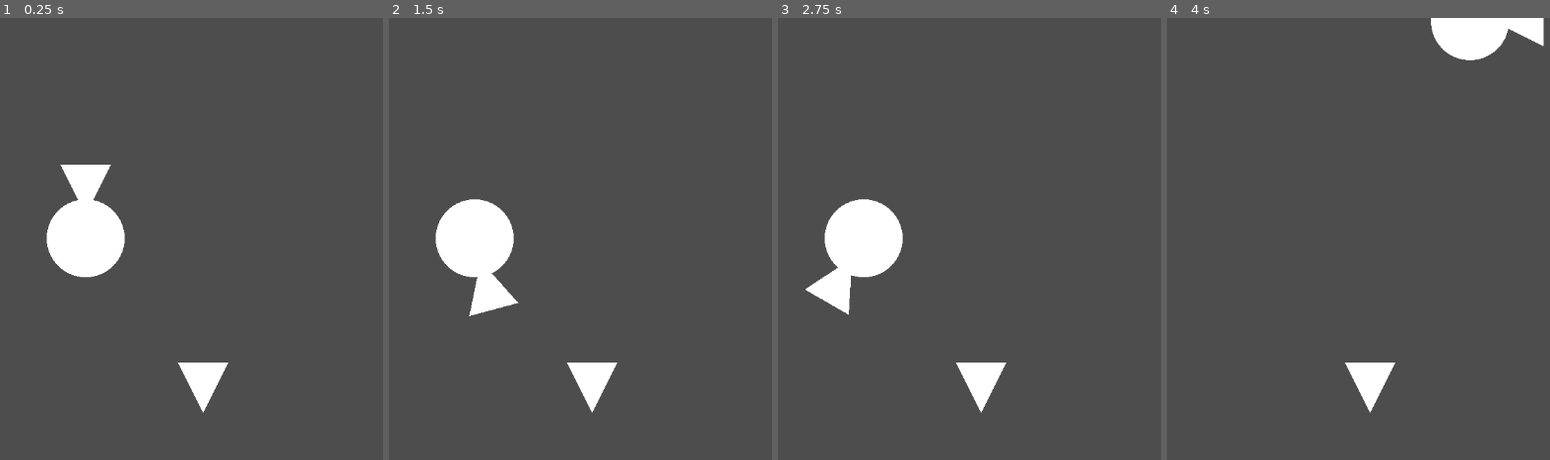
Above: before the commit, frames 1-4 (left to right).
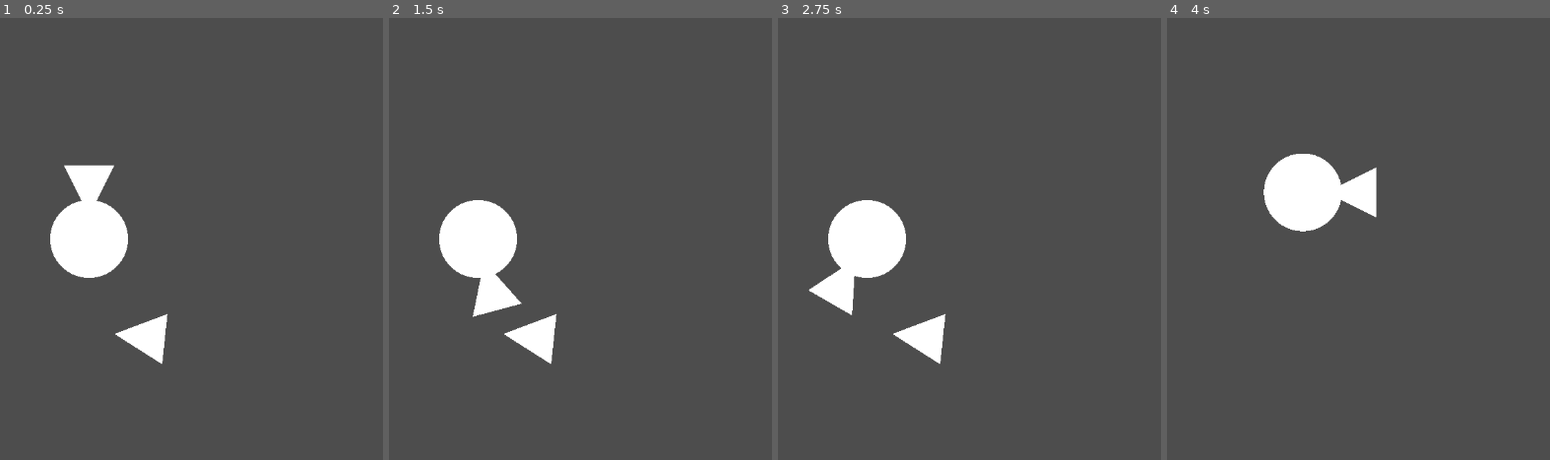
Above: after the commit, the same moments.

Repository: Leeway001Write/melonJam6
Game: Godot game, scene res://Levels/world.tscn
The game is run twice, just before and just after one commit, with the same random seed, the same clock (stepped at 60 frames per second) and the same inputs.
Inputs:
- Up to frame 1 (0.25 s): no input
- Up to frame 2 (1.5 s): tap Enter at 0.5 s; hold D (right) 0.53-1.28 s; hold A (left) from 1.28 s (still down)
- Up to frame 3 (2.75 s): release A (left) at 2.03 s; hold D (right) from 2.03 s (still down)
- Up to frame 4 (4 s): release D (right) at 2.78 s; hold W (forward) 2.78-3.53 s; hold A (left) from 3.53 s (still down)

The runs differ from the first frame. In frame 1, 2.1% of the frame differs, in the area x 12-60%, y 33-90%; in frame 2, 2.1%; in frame 3, 2.1%; in frame 4, 6.3%, in the area x 25-99%, y 0-90%.

Commit message:
Got attachment working

Diff:
--- a/escape-from-greenland/Levels/world.tscn
+++ b/escape-from-greenland/Levels/world.tscn
@@ -6,7 +6,8 @@
 [node name="World" type="Node2D"]
 
 [node name="Ship" parent="." instance=ExtResource("1_kycxd")]
-position = Vector2(571, 323)
+position = Vector2(571, 81)
 
 [node name="Booster" parent="." instance=ExtResource("2_kycxd")]
-position = Vector2(743, 542)
+position = Vector2(645, 224)
+rotation = 1.67462
--- a/escape-from-greenland/Prefabs/booster.tscn
+++ b/escape-from-greenland/Prefabs/booster.tscn
@@ -7,7 +7,7 @@
 [sub_resource type="RectangleShape2D" id="RectangleShape2D_jfkkc"]
 size = Vector2(12.4701, 20)
 
-[node name="Booster" type="CharacterBody2D" groups=["Booster", "Component"]]
+[node name="Booster" type="CharacterBody2D"]
 script = ExtResource("1_6tacm")
 speed = 12.0
 
@@ -15,8 +15,11 @@
 scale = Vector2(74.1493, 74.1493)
 mesh = SubResource("PrismMesh_im8oi")
 
-[node name="Area2D" type="Area2D" parent="."]
+[node name="Area2D" type="Area2D" parent="." groups=["Booster", "Component"]]
 
 [node name="CollisionShape2D" type="CollisionShape2D" parent="Area2D"]
 scale = Vector2(3.68884, 3.68884)
 shape = SubResource("RectangleShape2D_jfkkc")
+
+[node name="ForwardPos" type="Node2D" parent="."]
+position = Vector2(0, 9)
--- a/escape-from-greenland/Prefabs/ship.tscn
+++ b/escape-from-greenland/Prefabs/ship.tscn
@@ -39,4 +39,7 @@
 scale = Vector2(1.00339, 1)
 shape = SubResource("CircleShape2D_88h6h")
 
-[connection signal="body_entered" from="Area2D" to="." method="_on_area_2d_body_entered"]
+[node name="Camera2D" type="Camera2D" parent="."]
+position_smoothing_enabled = true
+
+[connection signal="area_entered" from="Area2D" to="." method="_on_area_2d_area_entered"]
--- a/escape-from-greenland/Scripts/booster.gd
+++ b/escape-from-greenland/Scripts/booster.gd
@@ -3,3 +3,7 @@
 class_name Booster
 
 @export var speed:float
+var dir_vector = Vector2.ZERO
+
+func _physics_process(delta: float) -> void:
+	dir_vector = Vector2($ForwardPos.global_position - global_position).normalized() * speed
--- a/escape-from-greenland/Scripts/component.gd
+++ b/escape-from-greenland/Scripts/component.gd
@@ -7,9 +7,9 @@
 
 func _ready() -> void:
 	if attached:
-		trigger.monitorable = false
+		trigger.get_child(0).disabled = true
 
 func _process(delta: float) -> void:
 
 	if attached:
-		trigger.monitorable = false
+		trigger.get_child(0).disabled = true
--- a/escape-from-greenland/Scripts/ship.gd
+++ b/escape-from-greenland/Scripts/ship.gd
@@ -7,9 +7,7 @@
 func _physics_process(delta: float) -> void:
 	if Input.is_action_pressed('forward'):
 		for booster:Booster in $Components/Boosters.get_children():
-			var child_vector = -Vector2(booster.global_position - global_position).normalized()
-			child_vector *= booster.speed
-			velocity += child_vector
+			velocity += booster.dir_vector
 
 	#var dir = Vector2($ForwardPos.global_position - global_position).normalized()
 
@@ -18,10 +16,11 @@
 	move_and_slide()
 
 
-func _on_area_2d_body_entered(body: Node2D) -> void:
-	if body.is_in_group('Component'):
-		if body.attached:
-			print_debug("It's attached")
+func _on_area_2d_area_entered(area: Area2D) -> void:
+	if area.is_in_group('Component'):
+		var component:Component = area.get_parent()
+		if component.attached:
 			return
-		if body.is_in_group('Booster'):
-			$Components/Boosters.add_child.call_deferred(body)
+		if area.is_in_group('Booster'):
+			component.reparent.call_deferred($Components/Boosters)
+			component.attached = true
Not shown, added: escape-from-greenland/export_presets.cfg
